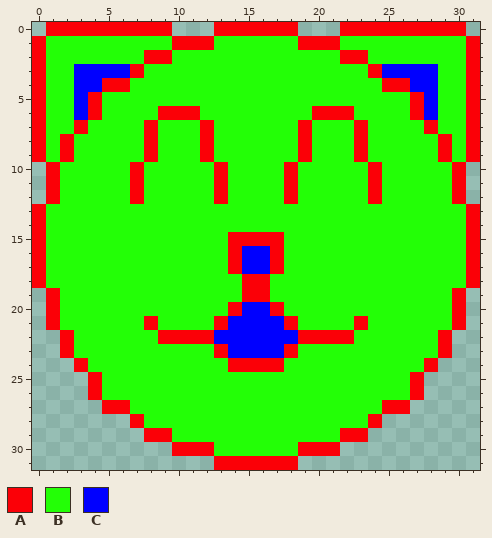
Two versions of one pixel-art sprite, meow.png. Above is the file before it was changed.
The file is 32x32 pixels.
Palette (. is transparent): A #fb0007  B #23ff06  C #0000ff
After the commit:
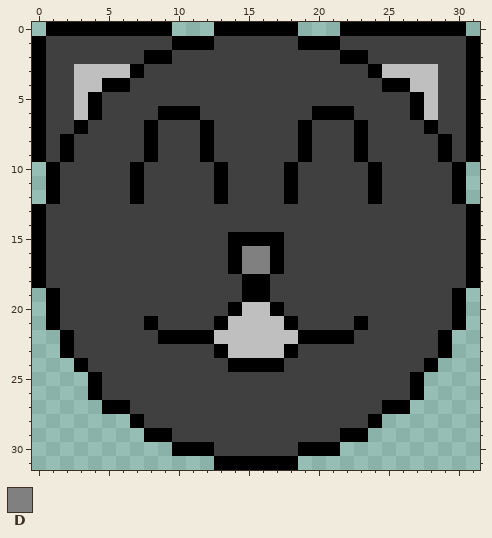
Colours new in this view: D #808080
The edit:
colour A: #fb0007 -> #000000
colour B: #23ff06 -> #404040
colour C: #0000ff -> #bfbfbf
y 16..17: x 15..16 CC -> DD
